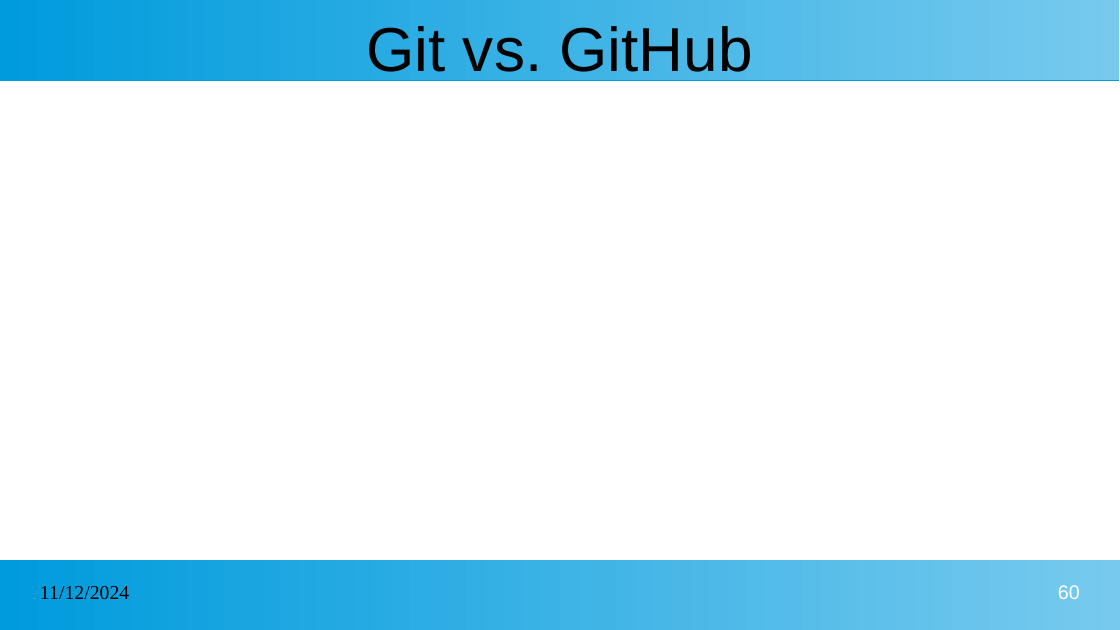
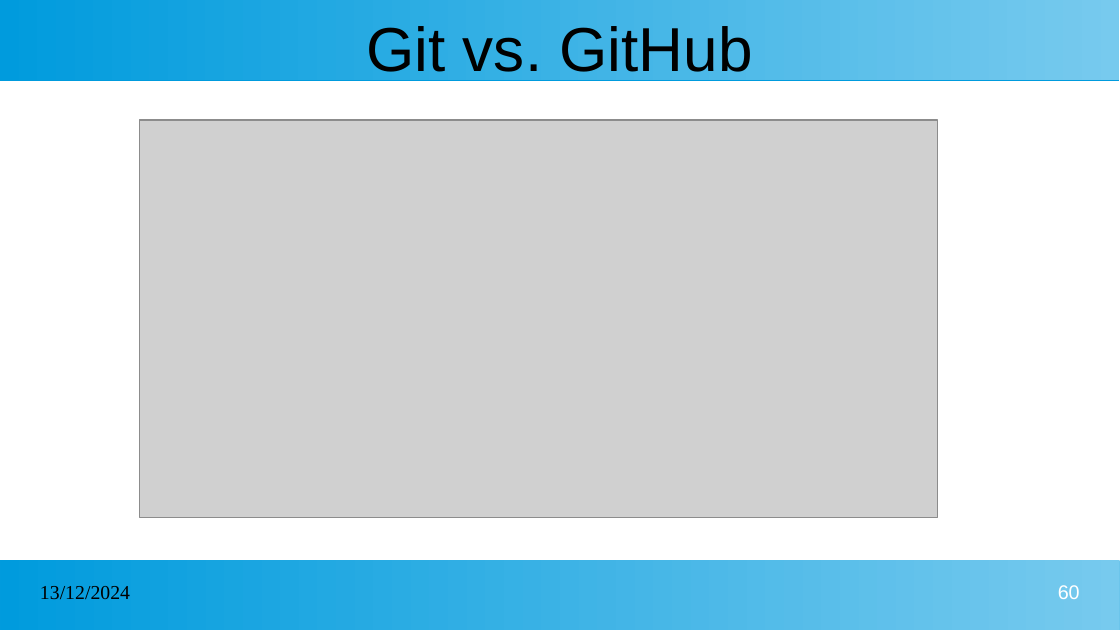
Before and after one commit to kcharankumar/MLA_Java_Arya, a slide deck: slide 60 of MLA Java Arya 1st week.pptx. Drawn at 1120x630 pixels with LibreOffice and Linux fonts; fonts in the diff are those of the drawing; grey boxes stand for pictures. Boxes give left, top, right and bottom in pixels: in the first picture for what was removed or moved away, otherwise in the second. Text is boxed around its words. In the diff, an @@ line names an element or a change of style, - is before the commit and + after.

```diff
--- a/MLA Java Arya 1st week.pptx
+++ b/MLA Java Arya 1st week.pptx
@@ picture added at bbox=[140, 120, 938, 518] @@
@@ text at bbox=[40, 586, 130, 600]: text changed @@
-11/12/2024
+13/12/2024
```
Also in this commit, not shown: 66 other slides changed, 39 slides added.
